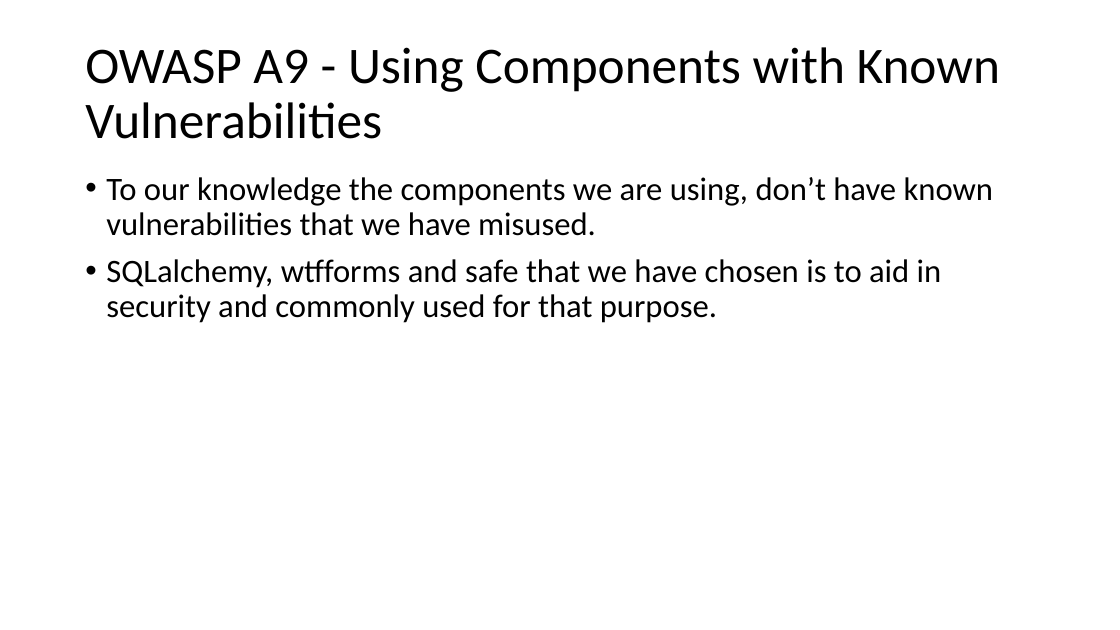
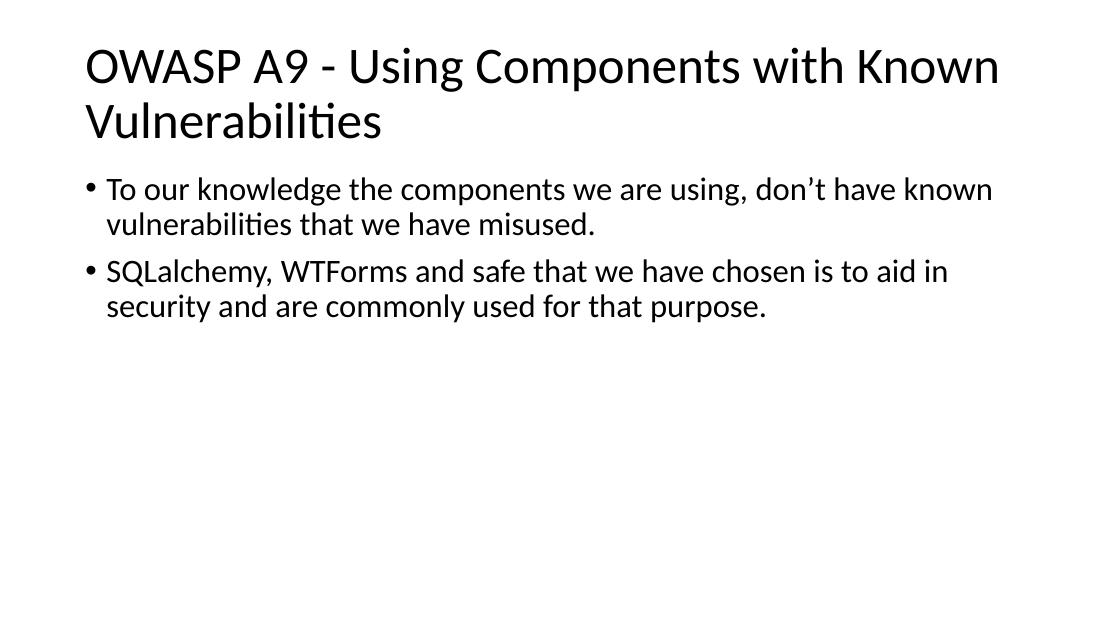
Before and after one commit to jkunnas58/dat250_netbank_fall_2020, a slide deck: slide 19 of Project_report_group_9.pptx. Drawn at 1120x630 pixels with LibreOffice and Linux fonts; fonts in the diff are those of the drawing. Boxes give left, top, right and bottom in pixels: in the first picture for what was removed or moved away, otherwise in the second. Text is boxed around its words. In the diff, an @@ line names an element or a change of style, - is before the commit and + after.

```diff
--- a/Project_report_group_9.pptx
+++ b/Project_report_group_9.pptx
@@ text at (106, 259, 949, 323): text changed @@
-• SQLalchemy, wtfforms and safe that we have chosen is to aid in security and commonly used for that purpose.
+• SQLalchemy, WTForms and safe that we have chosen is to aid in security and are commonly used for that purpose.
```
Also in this commit, not shown: 4 other slides changed.
